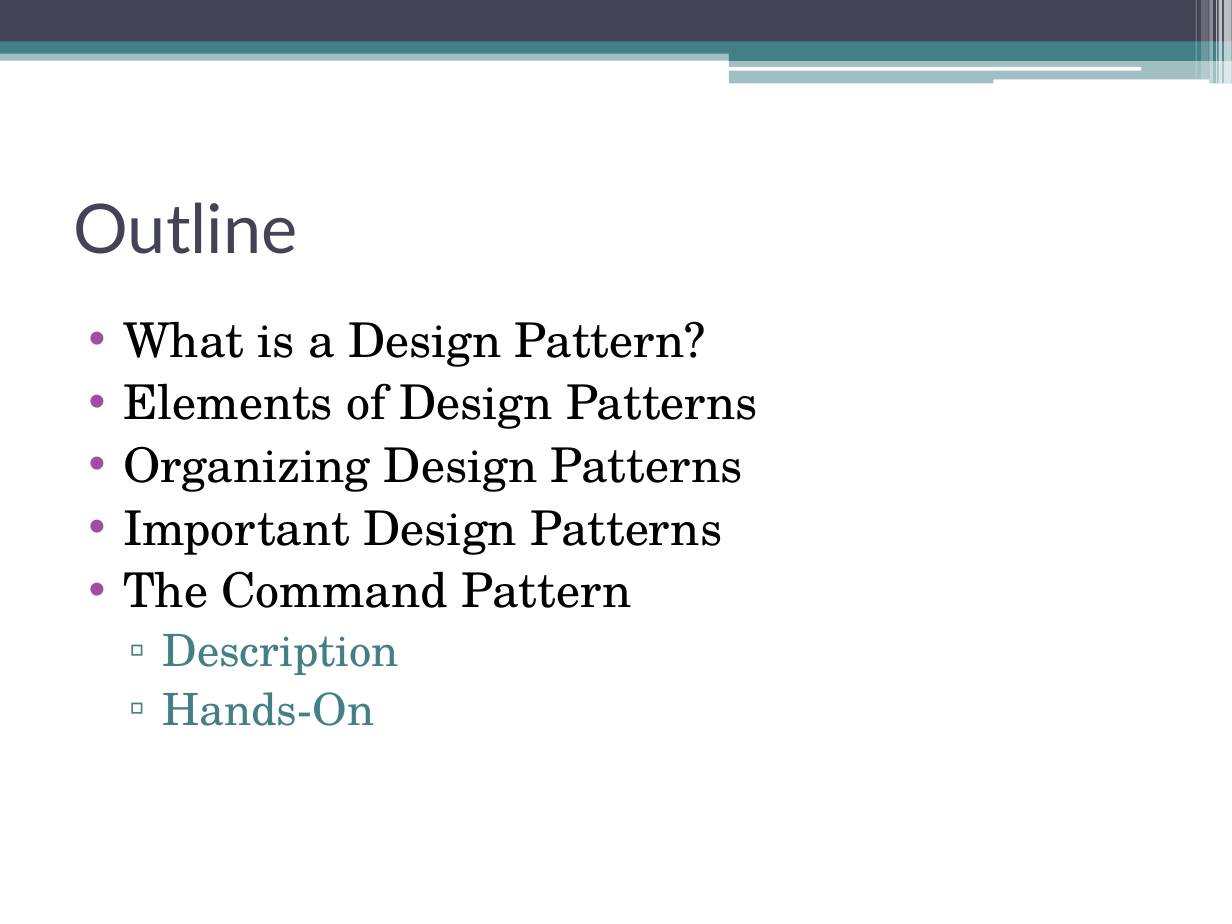
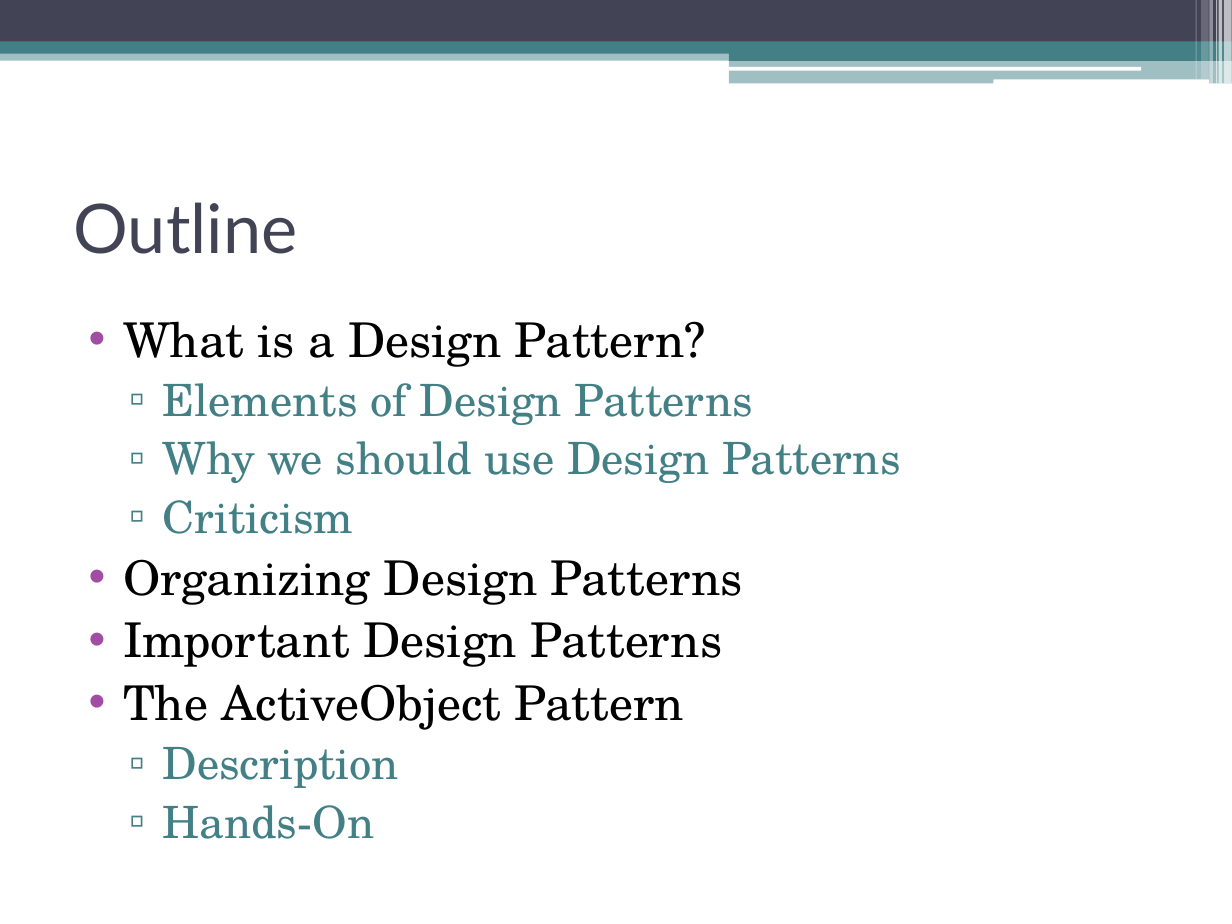
Before and after one commit to CodeLionX/ePortfolio_DesignPatterns, a slide deck: slide 2 of presentation/Design Patterns.pptx. Drawn at 1232x924 pixels with LibreOffice and Linux fonts; fonts in the diff are those of the drawing. Boxes give left, top, right and bottom in pixels: in the first picture for what was removed or moved away, otherwise in the second. Text is boxed around its words. In the diff, an @@ line names an element or a change of style, - is before the commit and + after.

Commit message:
changed some slides

```diff
--- a/presentation/Design Patterns.pptx
+++ b/presentation/Design Patterns.pptx
@@ text at <box>162,383,753,425</box>: size 28 to 26 pt, text colour #000000 to #438086 in "Elements of Design Patterns"; bullet • to ▫; list level 1 to 2 in "Elements of Design Patterns"; bullet colour #A04DA3 to #438086 @@
@@ text at <box>162,441,901,534</box>: paragraphs added @@
+  ▫ Why we should use Design Patterns
+  ▫ Criticism
@@ text at <box>123,684,684,730</box>: text changed @@
-• The Command Pattern
+• The ActiveObject Pattern
```
Also in this commit, not shown: 13 other slides changed.
